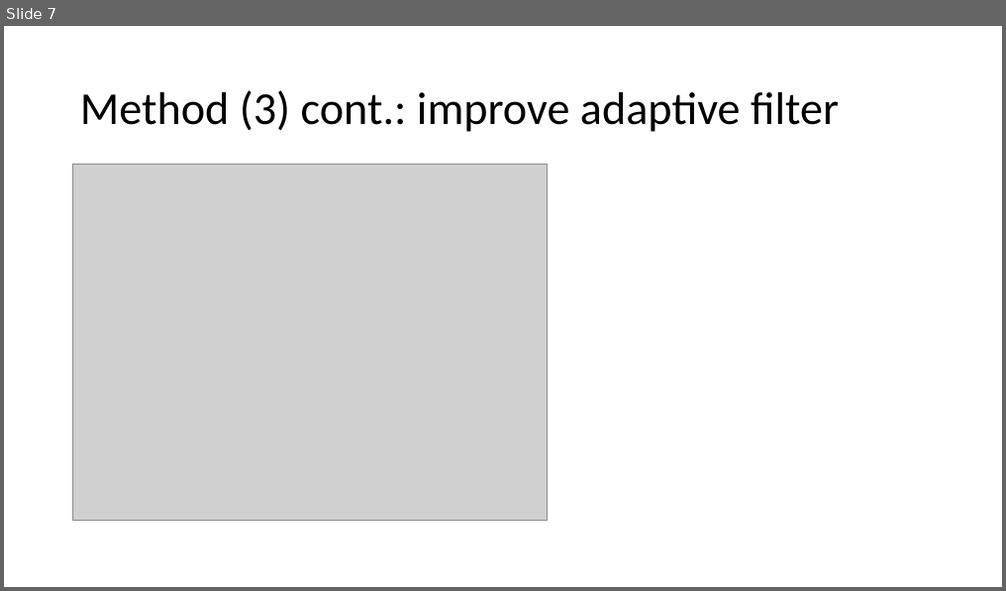
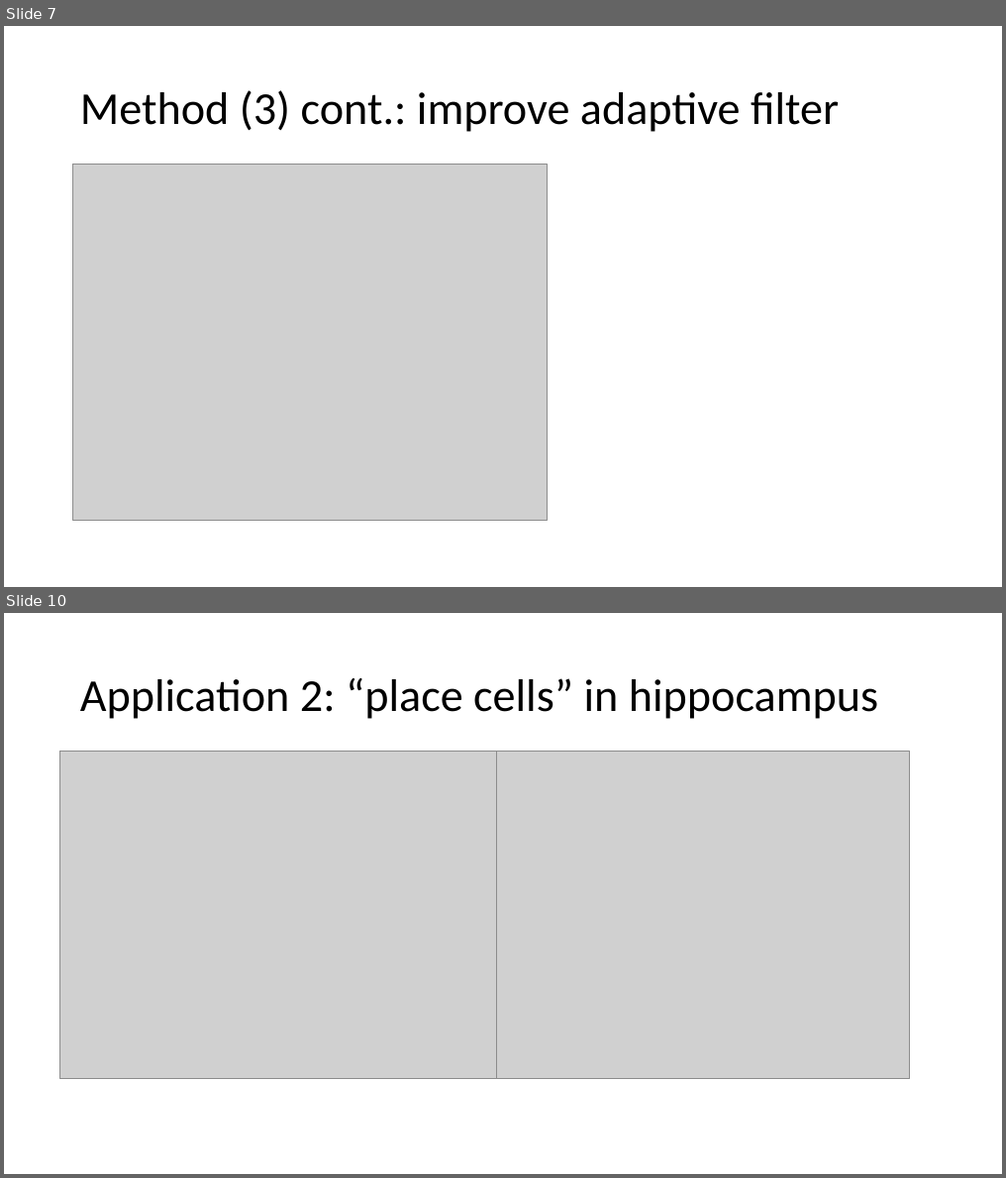
Before and after one commit to weigcdsb/COM_POISSON, a slide deck: documents/JSM_2021/15min_version.pptx. Shown one above the other, each under a label of ours: slide 7 before the commit, slides 7 and 10 after it; the slides between them are not shown. The pictures are 1006x591 and 1006x1178 pixels, drawn with LibreOffice and Linux fonts; fonts in the diff are those of the drawing; grey boxes stand for pictures. Boxes give left, top, right and bottom in pixels: in the first picture for what was removed or moved away, otherwise in the second. Text is boxed around its words. In the diff, an @@ line names an element or a change of style, - is before the commit and + after.

```diff
--- a/documents/JSM_2021/15min_version.pptx
+++ b/documents/JSM_2021/15min_version.pptx
@@ slide 10 added at [4, 613, 1002, 1174], background #FFFFFF @@
@@ title added at [80, 678, 878, 719], 44 pt, text #000000 @@
+Application 2: “place cells” in hippocampus
@@ picture added at [59, 752, 496, 1079] @@
@@ picture added at [497, 752, 910, 1079] @@
```
Also in this commit, not shown: 2 slides changed, 1 slide removed, 31 other files.
